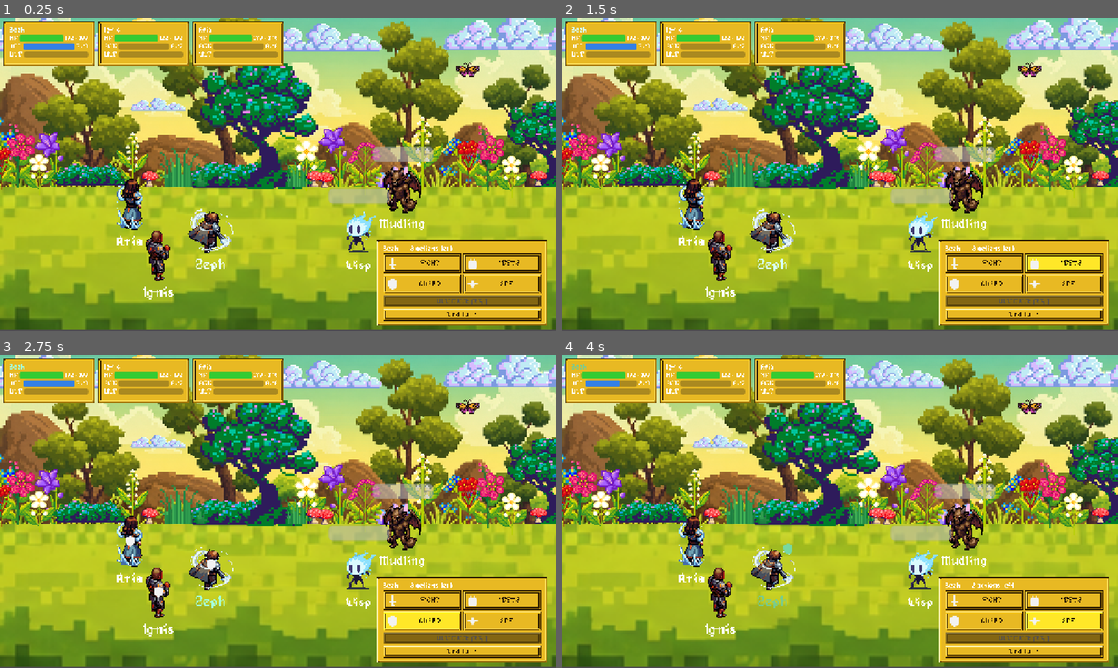
Above: before the commit, frames 1-4 (two rows, left to right).
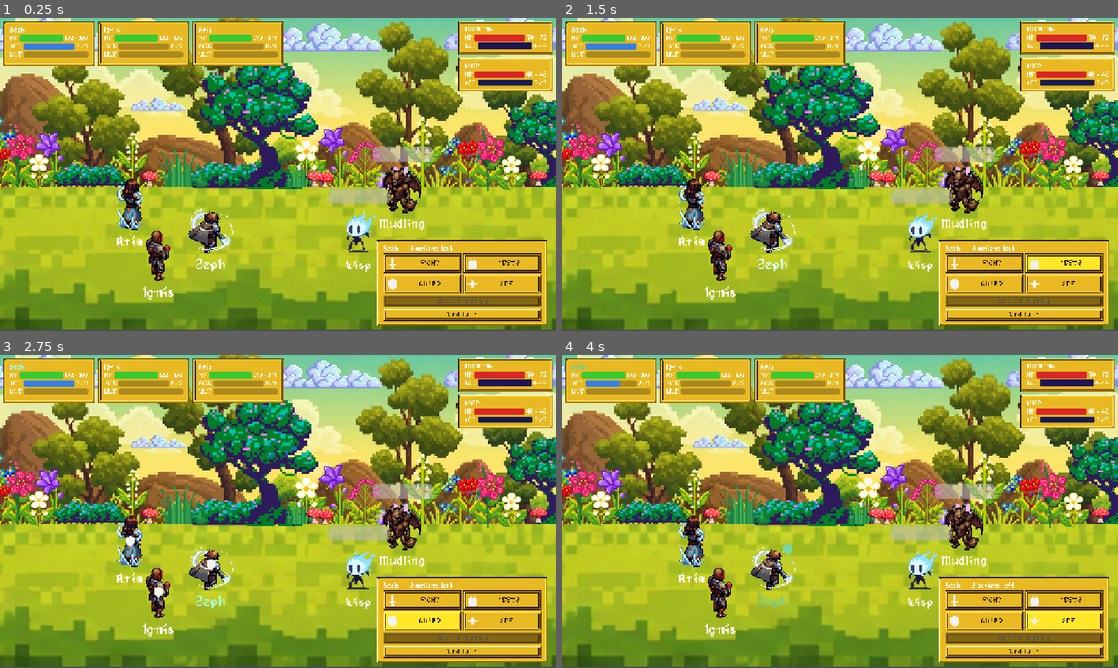
Above: after the commit, the same moments.

Repository: j75484696-bot/rpg_game_dmitra
Game: Godot game, scene res://scenes/battle/battle.tscn
Two runs of this game, one before a commit and one after it. Both use one fixed random seed, a clock stepped at 60 frames per second and the inputs below.
Inputs (mouse positions are in pixels of both pictures, inside the frame that each line leads up to):
- Up to frame 1 (0.25 s): no input
- Up to frame 2 (1.5 s): click "FIGHT" at 0.5 s; click "ITEMS" at 1.25 s
- Up to frame 3 (2.75 s): click "GUARD" at 2 s
- Up to frame 4 (4 s): drag from (773, 564) to (962, 527) at 2.77 s; click "SPELL" at 3.5 s

The runs differ from the first frame. In frame 1, 3.6% of the frame differs, in the area x 82-100%, y 1-24%; in frame 2, 3.6%; in frame 3, 3.6%; in frame 4, 3.6%.

Commit message:
Re-add the enemy HUD panel on top of the in-world redesign
Reinstates ui/hud/enemy_panel.tscn (name, red HP bar, action bar) and
instances it for Mudling and Wisp, with the same purple/navy action
bar colors and panel placement from before. battle.gd syncs each
panel's HP bar to damage taken, same as the over-head bars. This
duplicates enemy HP info the in-world popups already show - kept at
the user's explicit request over that tradeoff.

Diff:
--- a/scenes/battle/battle.gd
+++ b/scenes/battle/battle.gd
@@ -78,6 +78,11 @@
 	$Enemies/Enemy3Slot,
 	$Enemies/Enemy4Slot,
 ]
+# Index-aligned with DEMO_ENEMIES / battle.enemies: Mudling first, Wisp second.
+@onready var enemy_panels: Array = [
+	$Hud/EnemyPanels/MudlingPanel,
+	$Hud/EnemyPanels/WispPanel,
+]
 @onready var action_menu: PanelContainer = $Hud/ActionMenu
 @onready var actor_label: Label = $Hud/ActionMenu/Margin/Rows/ActorLabel
 @onready var buttons: GridContainer = $Hud/ActionMenu/Margin/Rows/Buttons
@@ -136,6 +141,7 @@
 	_build_hero_nodes()
 	_build_enemy_nodes()
 	_refresh_panels(false)   # first fill is just correct, it does not animate up
+	_refresh_enemies(false)
 	battle.begin()
 
 # The pusher can name a background; otherwise leave whatever's already set on
@@ -255,6 +261,16 @@
 		var node: Node2D = enemy_nodes[i]
 		_set_bar(node.get_node("HpBar"), int(e["hp"]), animate)
 		node.modulate = Color.WHITE if e["alive"] else Color(0.3, 0.3, 0.3, 0.5)
+
+		# Mirror the same HP onto the HUD enemy panel, same as the hero panels.
+		if i >= enemy_panels.size():
+			continue
+		var panel: Control = enemy_panels[i]
+		var panel_rows := panel.get_node("Margin/Rows")
+		var panel_hp_bar: ProgressBar = panel_rows.get_node("HpRow/HpBar")
+		panel_hp_bar.max_value = int(e["max_hp"])
+		_set_bar(panel_hp_bar, int(e["hp"]), animate)
+		panel_rows.get_node("HpRow/HpValue").text = "%d/%d" % [int(e["hp"]), int(e["max_hp"])]
 
 # No message log. Everything the player needs to read appears in world, on the
 # thing it happened to, and leaves — see _popup().
--- a/scenes/battle/battle.tscn
+++ b/scenes/battle/battle.tscn
@@ -7,6 +7,13 @@
 [ext_resource type="Texture2D" uid="uid://bfsc75qu4q645" path="res://assets/icons/icon_guard.svg" id="5"]
 [ext_resource type="Texture2D" uid="uid://cv5pj50u3m4ul" path="res://assets/icons/icon_spell.svg" id="6"]
 [ext_resource type="Texture2D" uid="uid://0maxre0pqyng" path="res://assets/sprites/backgrounds/bg_battle_arena.png" id="7"]
+[ext_resource type="PackedScene" uid="uid://b7x8qmqwb40v0" path="res://ui/hud/enemy_panel.tscn" id="8"]
+
+[sub_resource type="StyleBoxFlat" id="StyleBoxFlat_py4tk"]
+bg_color = Color(0.119901486, 0.0870746, 0.33006313, 1)
+
+[sub_resource type="StyleBoxFlat" id="StyleBoxFlat_tyinn"]
+bg_color = Color(0.08627451, 0.10980392, 0.31764707, 1)
 
 [node name="Battle" type="Node2D" unique_id=1706695690]
 script = ExtResource("1")
@@ -81,6 +88,45 @@
 [node name="Back1Panel" parent="Hud/HeroPanels" unique_id=819814191 instance=ExtResource("2")]
 layout_mode = 2
 
+[node name="EnemyPanels" type="VBoxContainer" parent="Hud" unique_id=1755323798]
+anchors_preset = 1
+anchor_left = 1.0
+anchor_right = 1.0
+offset_left = -225.0
+offset_top = 7.0
+offset_right = -7.0
+offset_bottom = 193.0
+grow_horizontal = 0
+theme_override_constants/separation = 8
+
+[node name="MudlingPanel" parent="Hud/EnemyPanels" unique_id=1885907739 instance=ExtResource("8")]
+layout_mode = 2
+
+[node name="NameLabel" parent="Hud/EnemyPanels/MudlingPanel/Margin/Rows" index="0"]
+text = "MUDLING"
+
+[node name="ActionBar" parent="Hud/EnemyPanels/MudlingPanel/Margin/Rows/ActionRow" index="1"]
+theme_override_styles/fill = SubResource("StyleBoxFlat_py4tk")
+max_value = 4.0
+value = 4.0
+
+[node name="ActionValue" parent="Hud/EnemyPanels/MudlingPanel/Margin/Rows/ActionRow" index="2"]
+text = "4/4"
+
+[node name="WispPanel" parent="Hud/EnemyPanels" unique_id=1932087388 instance=ExtResource("8")]
+layout_mode = 2
+
+[node name="NameLabel" parent="Hud/EnemyPanels/WispPanel/Margin/Rows" index="0"]
+text = "WISP"
+
+[node name="ActionBar" parent="Hud/EnemyPanels/WispPanel/Margin/Rows/ActionRow" index="1"]
+theme_override_styles/fill = SubResource("StyleBoxFlat_tyinn")
+max_value = 3.0
+value = 3.0
+
+[node name="ActionValue" parent="Hud/EnemyPanels/WispPanel/Margin/Rows/ActionRow" index="2"]
+text = "3/3"
+
 [node name="ActionMenu" type="PanelContainer" parent="Hud" unique_id=797538020]
 anchors_preset = 3
 anchor_left = 1.0
@@ -148,3 +194,6 @@
 layout_mode = 3
 anchors_preset = 0
 mouse_filter = 2
+
+[editable path="Hud/EnemyPanels/MudlingPanel"]
+[editable path="Hud/EnemyPanels/WispPanel"]
--- /dev/null
+++ b/ui/hud/enemy_panel.tscn
@@ -0,0 +1,60 @@
+[gd_scene format=3]
+
+[sub_resource type="StyleBoxFlat" id="StyleBoxFlat_enemy_hp_fill"]
+bg_color = Color(0.85, 0.15, 0.15, 1)
+corner_radius_top_left = 3
+corner_radius_top_right = 3
+corner_radius_bottom_right = 3
+corner_radius_bottom_left = 3
+
+[node name="EnemyPanel" type="PanelContainer"]
+custom_minimum_size = Vector2(210, 0)
+
+[node name="Margin" type="MarginContainer" parent="."]
+layout_mode = 2
+theme_override_constants/margin_left = 8
+theme_override_constants/margin_top = 6
+theme_override_constants/margin_right = 8
+theme_override_constants/margin_bottom = 6
+
+[node name="Rows" type="VBoxContainer" parent="Margin"]
+layout_mode = 2
+
+[node name="NameLabel" type="Label" parent="Margin/Rows"]
+layout_mode = 2
+text = "ENEMY"
+
+[node name="HpRow" type="HBoxContainer" parent="Margin/Rows"]
+layout_mode = 2
+
+[node name="HpTag" type="Label" parent="Margin/Rows/HpRow"]
+layout_mode = 2
+text = "HP"
+
+[node name="HpBar" type="ProgressBar" parent="Margin/Rows/HpRow"]
+custom_minimum_size = Vector2(90, 15)
+layout_mode = 2
+size_flags_horizontal = 3
+theme_override_styles/fill = SubResource("StyleBoxFlat_enemy_hp_fill")
+show_percentage = false
+
+[node name="HpValue" type="Label" parent="Margin/Rows/HpRow"]
+layout_mode = 2
+text = "0/0"
+
+[node name="ActionRow" type="HBoxContainer" parent="Margin/Rows"]
+layout_mode = 2
+
+[node name="ActionTag" type="Label" parent="Margin/Rows/ActionRow"]
+layout_mode = 2
+text = "ACT"
+
+[node name="ActionBar" type="ProgressBar" parent="Margin/Rows/ActionRow"]
+custom_minimum_size = Vector2(90, 15)
+layout_mode = 2
+size_flags_horizontal = 3
+show_percentage = false
+
+[node name="ActionValue" type="Label" parent="Margin/Rows/ActionRow"]
+layout_mode = 2
+text = "0/0"
